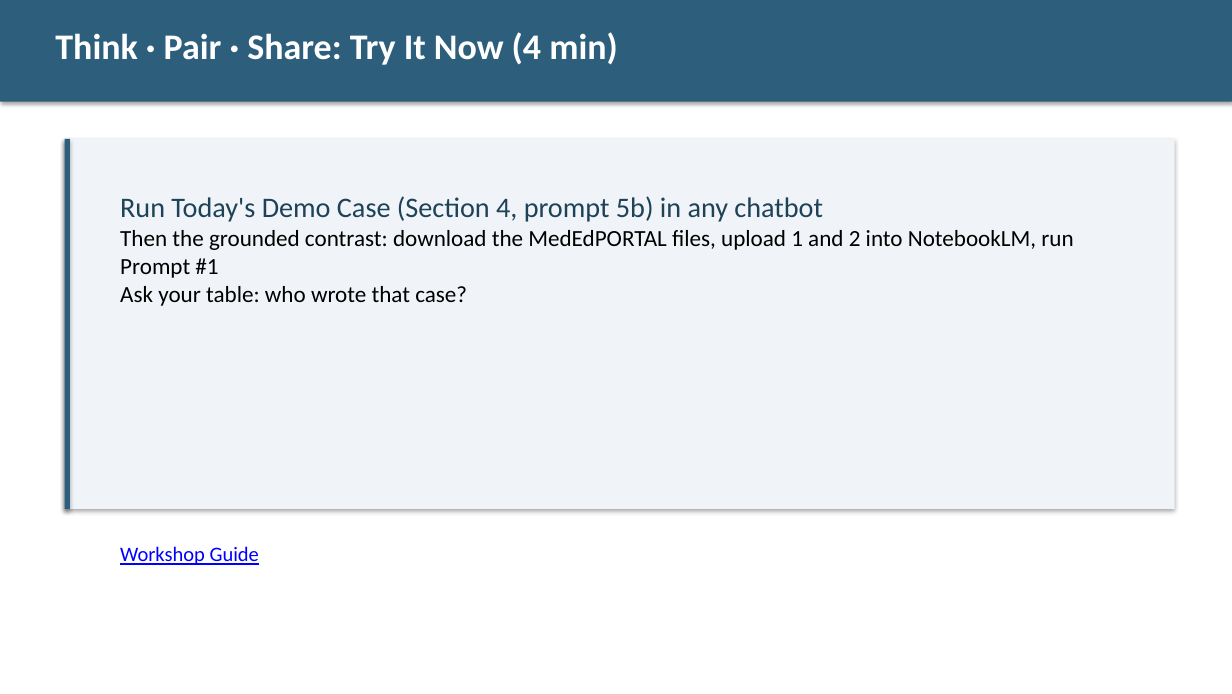
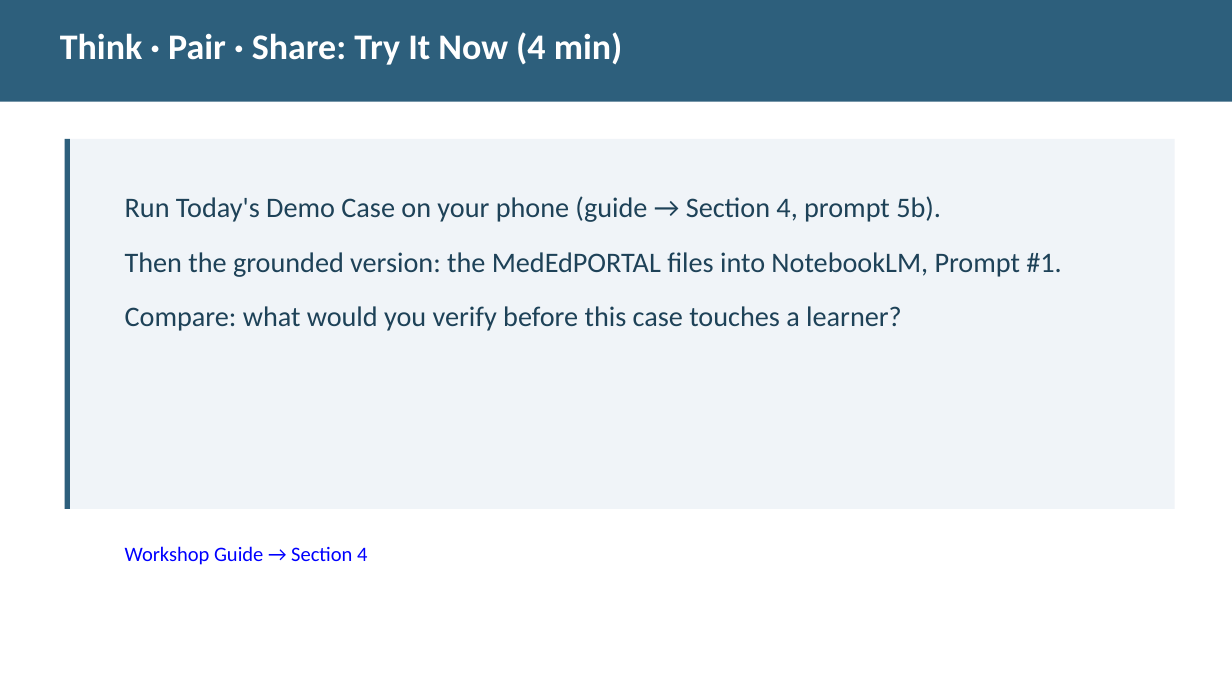
Before and after one commit to diana-brewer/digital-learning-unlocked, a slide deck: slide 12 of Digital Learning Unlocked - Slide Deck.pptx. Drawn at 1232x694 pixels with LibreOffice and Linux fonts; fonts in the diff are those of the drawing. Boxes give left, top, right and bottom in pixels: in the first picture for what was removed or moved away, otherwise in the second. Text is boxed around its words. In the diff, an @@ line names an element or a change of style, - is before the commit and + after.

```diff
--- a/Digital Learning Unlocked - Slide Deck.pptx
+++ b/Digital Learning Unlocked - Slide Deck.pptx
@@ text "Think · Pair · Share: ...": place and size @@
-text "Think · Pair · Share: ..." at [55, 32, 618, 65]
+text "Think · Pair · Share: ..." at [60, 32, 623, 65]
@@ shadow off in 3 elements at [0, 0, 1232, 102], [65, 139, 1175, 509], [65, 139, 70, 509] @@
@@ text at [125, 196, 1061, 331]: text changed; size 18 to 22 pt; text colour #000000 to #1E4258 @@
-Run Today's Demo Case (Section 4, prompt 5b) in any chatbot
-Then the grounded contrast: download the MedEdPORTAL files, upload 1 and 2 into NotebookLM, run Prompt #1
-Ask your table: who wrote that case?
+Run Today's Demo Case on your phone (guide → Section 4, prompt 5b).
+Then the grounded version: the MedEdPORTAL files into NotebookLM, Prompt #1.
+Compare: what would you verify before this case touches a learner?
@@ text at [125, 546, 367, 565]: text changed @@
-Workshop Guide
+Workshop Guide → Section 4
```
Also in this commit, not shown: 10 other slides changed, 1 slide removed, 2 other files.
